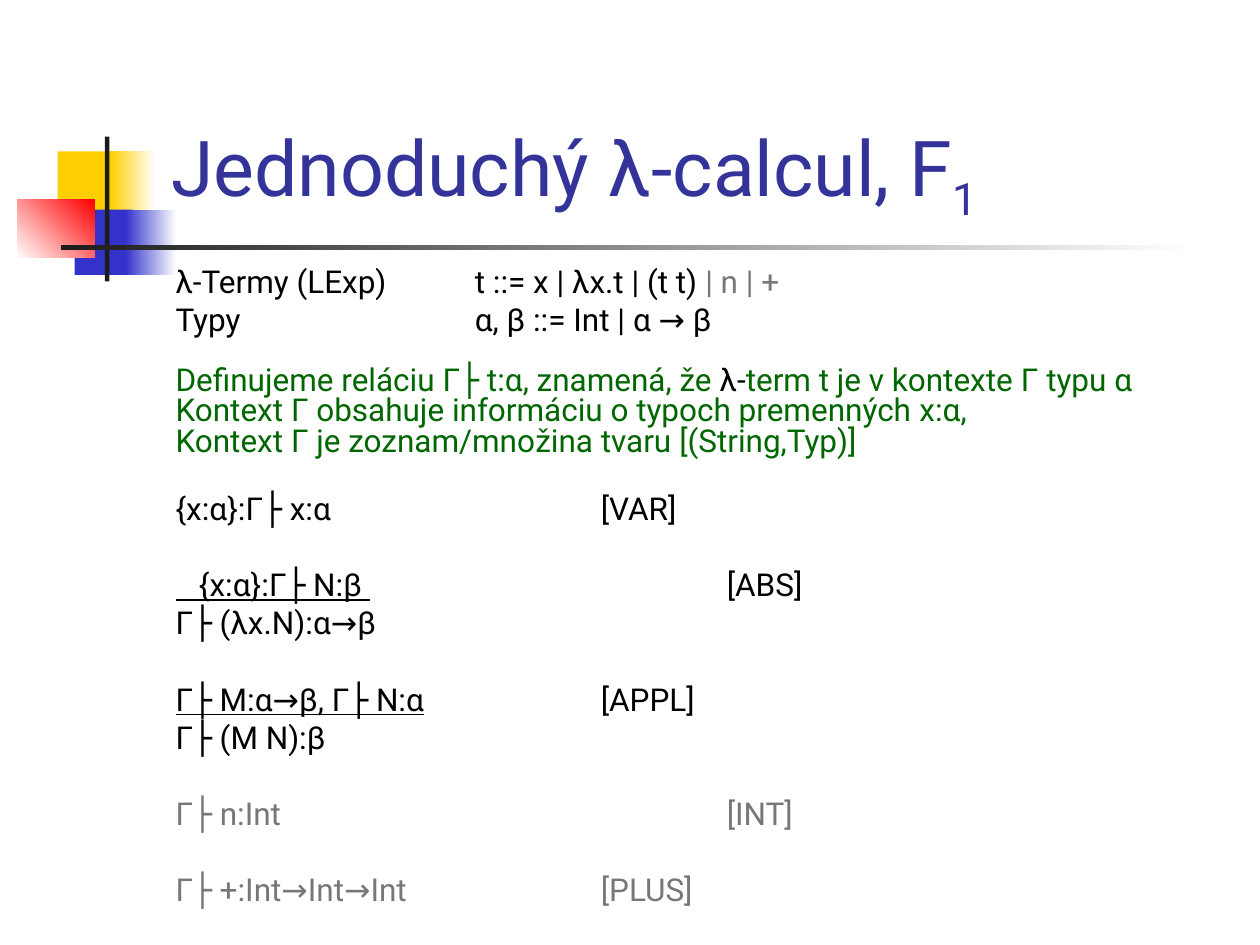
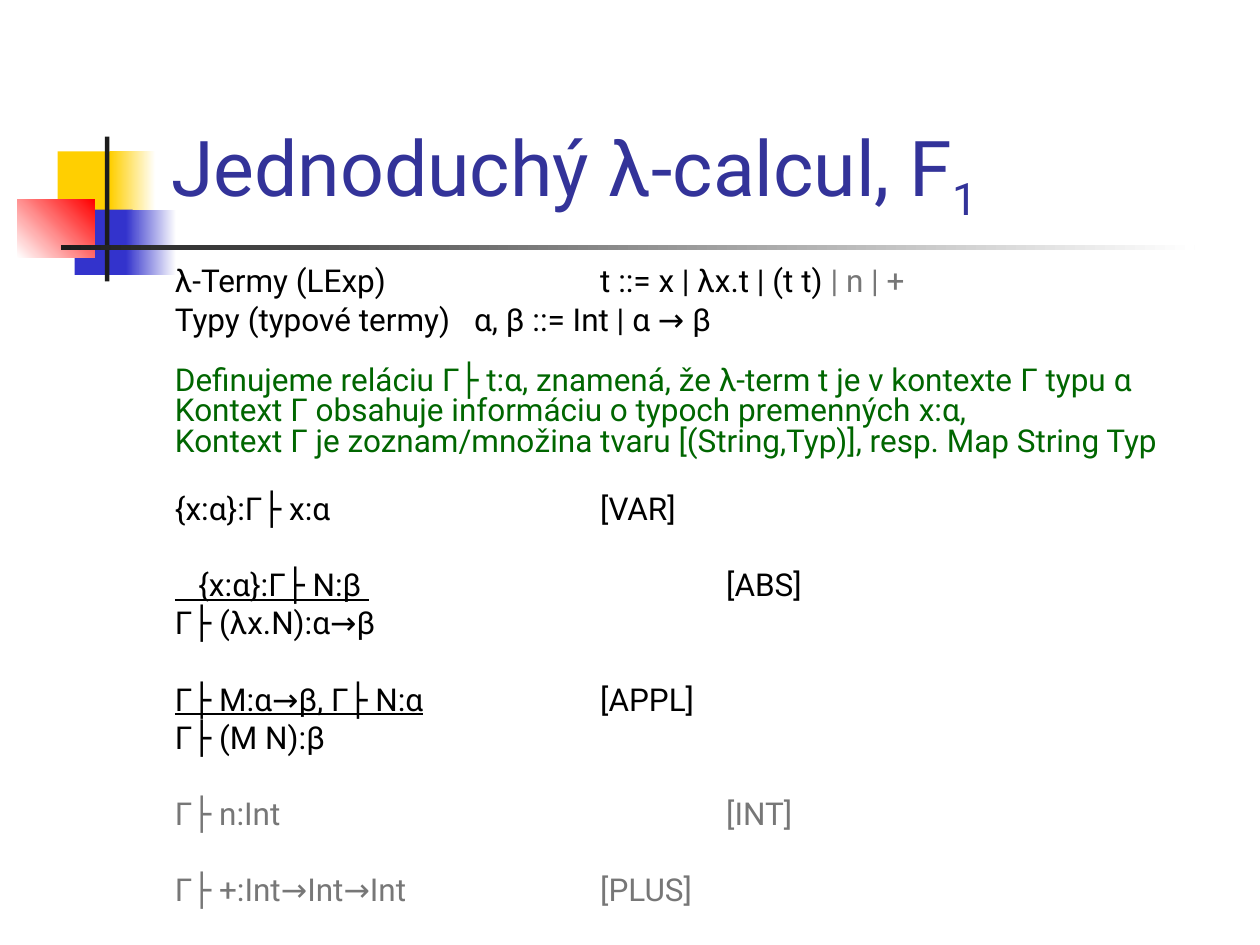
Before and after one commit to Funkcionalne/Prednasky, a slide deck: slide 5 of 08/08_fpro.ppt. Drawn at 1260x945 pixels with LibreOffice and Linux fonts; fonts in the diff are those of the drawing. Boxes give left, top, right and bottom in pixels: in the first picture for what was removed or moved away, otherwise in the second. Text is boxed around its words. In the diff, an @@ line names an element or a change of style, - is before the commit and + after.

```diff
--- a/08/08_fpro.ppt
+++ b/08/08_fpro.ppt
@@ text at box(175, 306, 711, 338): text changed @@
-Typy α, β ::= Int | α → β
+Typy (typové termy) α, β ::= Int | α → β
@@ text at box(175, 367, 1132, 399): text colour #000000 to #006600 in "λ-term" @@
@@ text at box(175, 423, 1156, 459): text changed @@
-Kontext Γ je zoznam/množina tvaru [(String,Typ)]
+Kontext Γ je zoznam/množina tvaru [(String,Typ)], resp. Map String Typ
```
Also in this commit, not shown: 21 other slides changed, 1 slide added, 1 slide removed, 3 other files.
